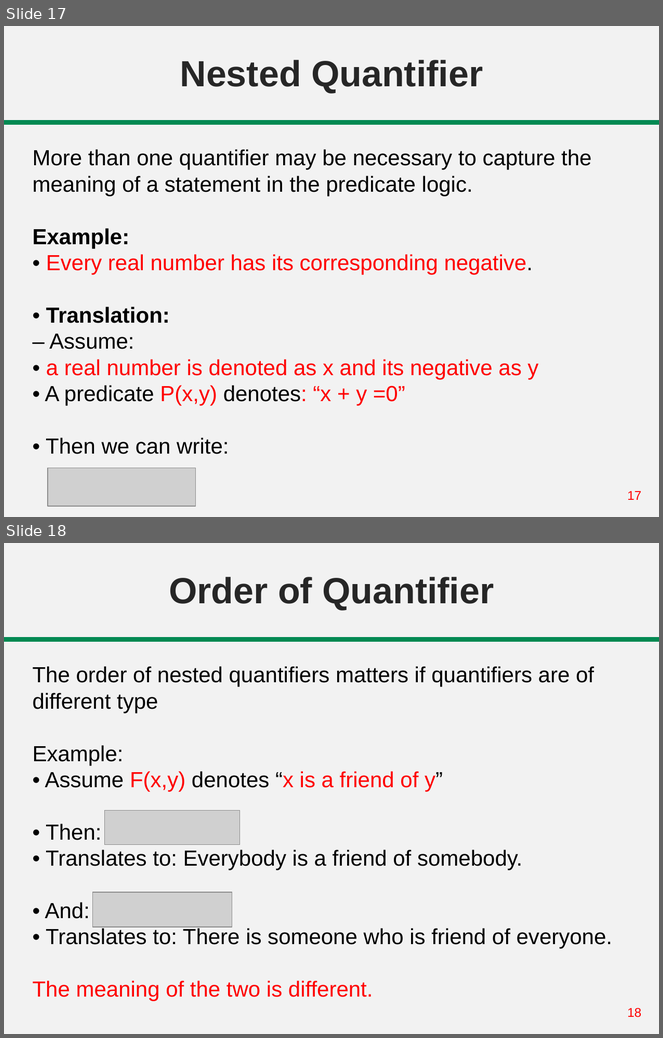
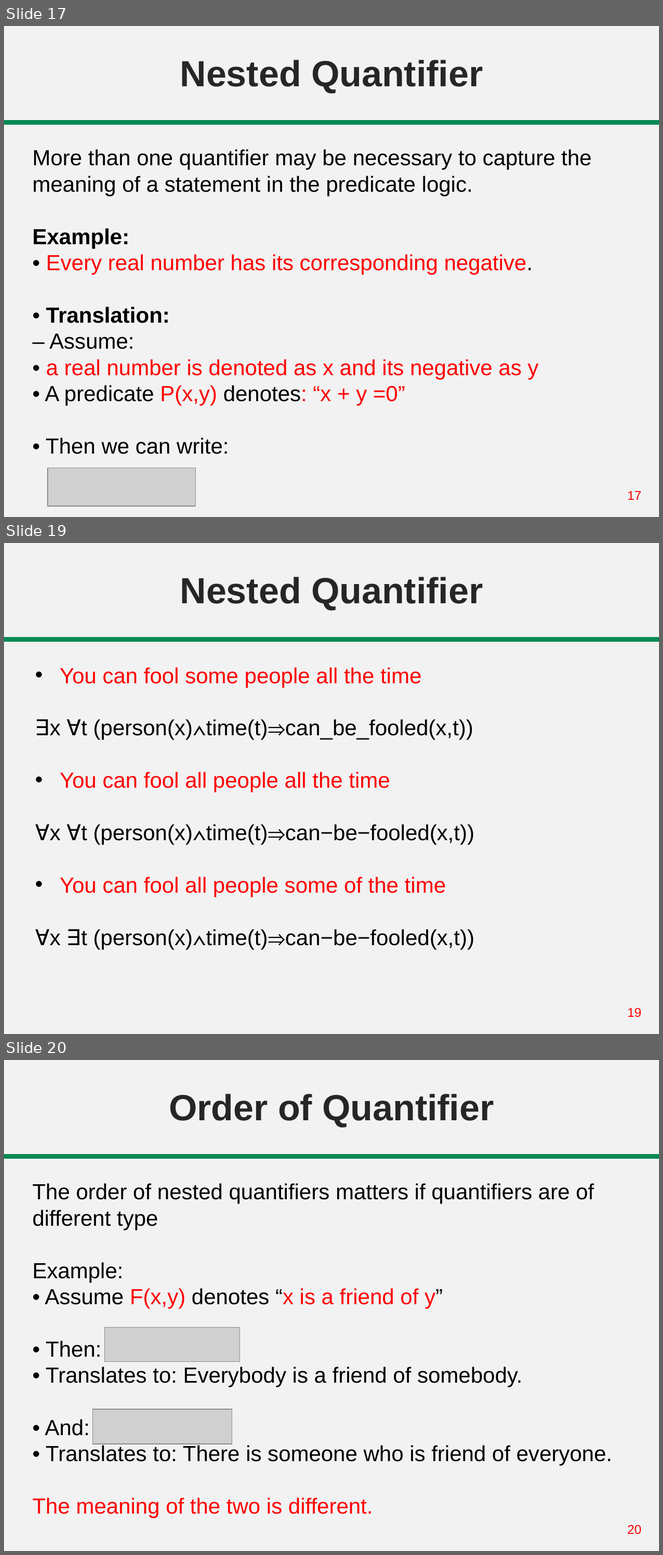
Before and after one commit to abrarhasan3/Green-Uni-All-Academic-Content, a slide deck: CSE 101 Discrete Mathematics/Lecture 05-08 Predicate Logic.pptx. Shown one above the other, each under a label of ours: slides 17 and 18 before the commit, slides 17, 19 and 20 after it; the slides between them are not shown. The pictures are 663x1038 and 663x1555 pixels, drawn with LibreOffice and Linux fonts; fonts in the diff are those of the drawing; grey boxes stand for pictures. Boxes give left, top, right and bottom in pixels: in the first picture for what was removed or moved away, otherwise in the second. Text is boxed around its words. In the diff, an @@ line names an element or a change of style, - is before the commit and + after.

```diff
--- a/CSE 101 Discrete Mathematics/Lecture 05-08 Predicate Logic.pptx
+++ b/CSE 101 Discrete Mathematics/Lecture 05-08 Predicate Logic.pptx
@@ slide 19 added at (4,543,659,1034), background #F2F2F2; not listed: 2 template elements that a slide beside it also shows @@
@@ title added at (180,577,483,610), 40 pt, text #262626, bold @@
+Nested Quantifier
@@ text added at (50,667,475,950), 24 pt, text #000000 @@
+• You can fool some people all the time
+    ∃x ∀t (person(x)∧time(t)⇒can_be_fooled(x,t))
+• You can fool all people all the time
+∀x ∀t (person(x)∧time(t)⇒can−be−fooled(x,t))
+• You can fool all people some of the time
+∀x ∃t (person(x)∧time(t)⇒can−be−fooled(x,t))
@@ what was slide 18 is now slide 20 @@
@@ page number at (627,1525,642,1535): text changed @@
-18
+20
```
Also in this commit, not shown: 2 slides changed, 7 other slides added, 5 slides removed.
